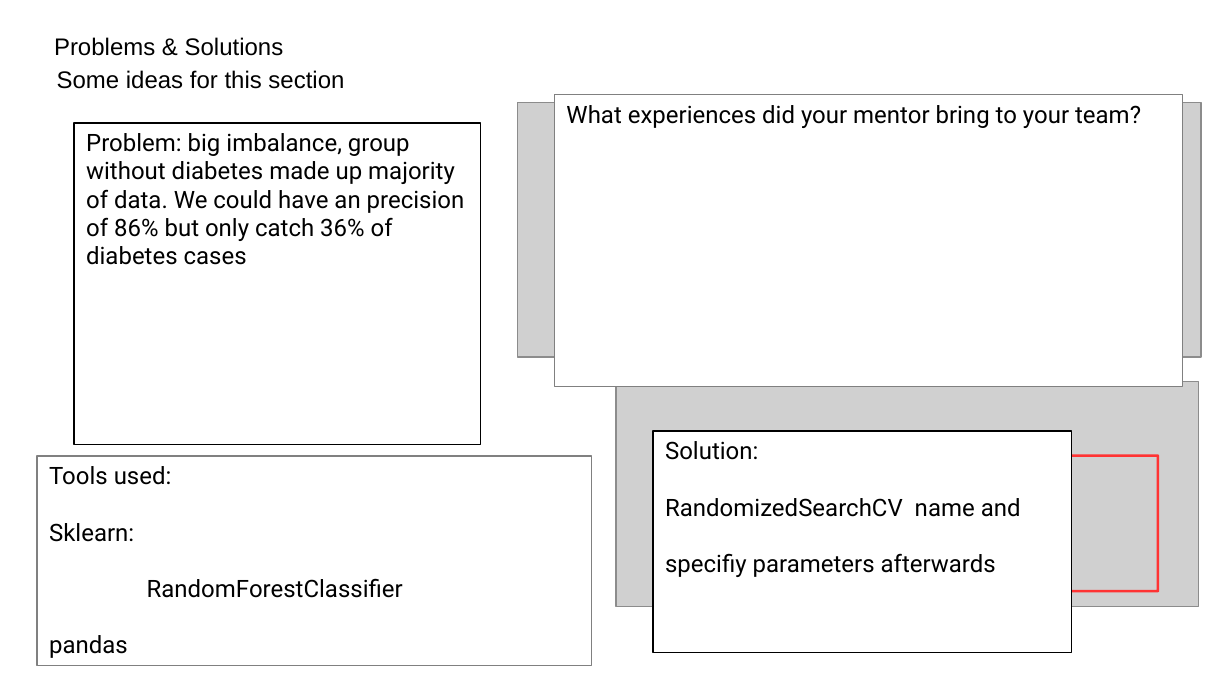
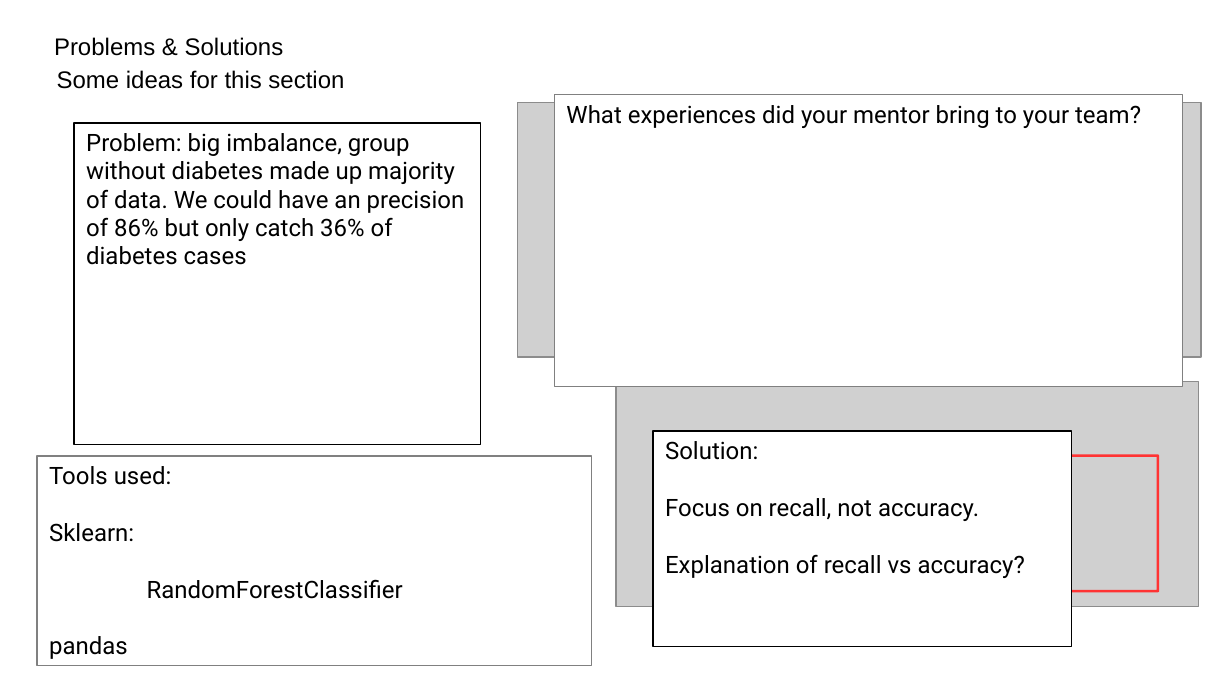
Before and after one commit to Blubberbrumm/Techlabs-ds-2, a slide deck: slide 7 of Diabetes_pitch.ppt. Drawn at 1232x693 pixels with LibreOffice and Linux fonts; fonts in the diff are those of the drawing; grey boxes stand for pictures; background and template pictures are left out. Boxes give left, top, right and bottom in pixels: in the first picture for what was removed or moved away, otherwise in the second. Text is boxed around its words. In the diff, an @@ line names an element or a change of style, - is before the commit and + after.

Commit message:
Presentation pitch

```diff
--- a/Diabetes_pitch.ppt
+++ b/Diabetes_pitch.ppt
@@ rectangle "Solution:": place and size @@
-rectangle "Solution:" at <box>653,431,1072,653</box>
+rectangle "Solution:" at <box>653,431,1072,647</box>
@@ text in rectangle at <box>665,498,1025,578</box>: text changed @@
-RandomizedSearchCV name and specifiy parameters afterwards
+Focus on recall, not accuracy.
+Explanation of recall vs accuracy?
```
Also in this commit, not shown: 3 other slides changed.
